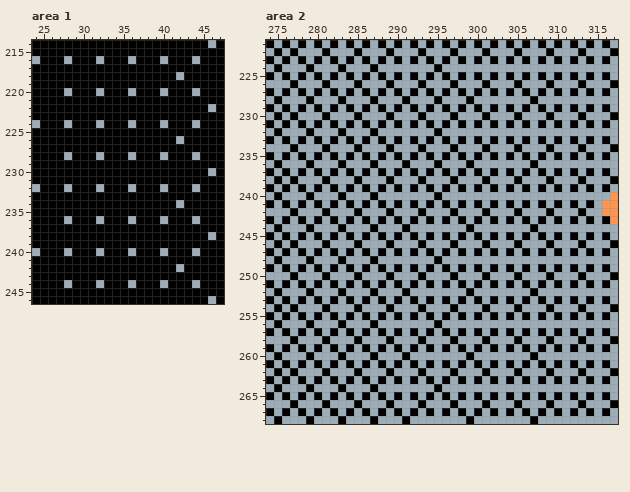
One commit to this pixel-art file: sqrlart/Sprite-upgradeweb.aseprite. The picture above was drawn from the file before the commit.
800x1000 pixels, 1 frame. Colours within 5 levels of each other are drawn and written as one. Shown: area 1: x 24..47, y 214..246; area 2: x 274..317, y 221..268. The commit also changed other parts of the picture, which this record leaves out.
Now the later version:
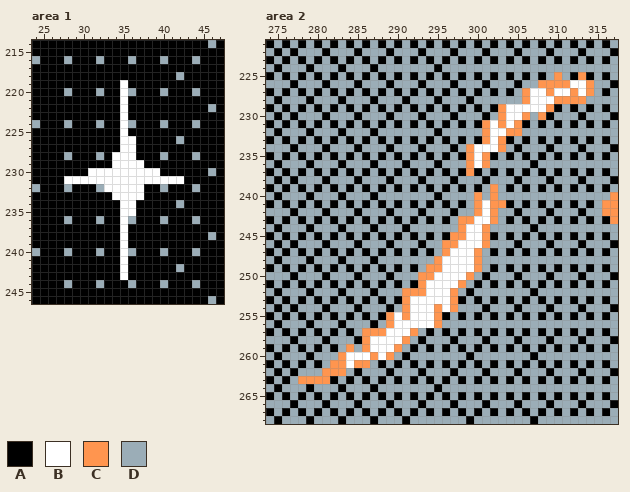
Palette (. is transparent): A #000000  B #ffffff  C #ff954f  D #9badb7
Changes in this commit:
layer "Layer 10" added
Changed rows in their new state; - is an unchanged pixel.
Area 1, layer "Layer 10":
first column x 28:
219 -------B-------
220 -------B-------
221 -------B-------
222 -------B-------
223 -------B-------
224 -------B-------
225 -------B-------
226 -------BB------
227 -------BB------
228 ------BBB------
229 ------BBBB-----
230 ---BBBBBBBBB---
231 BBBBBBBBBBBBBBB
232 -----BBBBB-----
233 ------BBBB-----
234 -------BB------
235 -------BB------
236 -------B-------
237 -------B-------
238 -------B-------
239 -------B-------
240 -------B-------
241 -------B-------
242 -------B-------
243 -------B-------
Area 2, layer "Layer 10":
first column x 278:
225 --------------------------------C--C-
226 ------------------------------CCCCBBC
227 ----------------------------CBBCBBCBC
228 ----------------------------CBBBCCCC-
229 -------------------------CBBBBBC-----
230 -------------------------CBBC-C------
231 -----------------------CBCBC---------
232 -----------------------CBBCC---------
233 -----------------------CBC-----------
234 ---------------------CBBBC-----------
235 ---------------------CBC-------------
236 ---------------------CBC-------------
237 ---------------------C---------------
239 ------------------------C------------
240 ----------------------C-C------------
241 ----------------------CBCC-----------
242 ----------------------CBC------------
243 --------------------CCBBC------------
244 --------------------CBBC-------------
245 -------------------CCBBC-------------
246 ------------------CCBBBC-------------
247 ------------------CBBBC--------------
248 -----------------CBBBBC--------------
249 ----------------CCBBBBC--------------
250 ---------------CCBBBBC---------------
251 ---------------CBBBBC----------------
252 -------------CCCBBBC-----------------
253 -------------CBBBBBC-----------------
254 -------------CBBBCBC-----------------
255 -----------CBCBBBC-------------------
256 -----------CBBBBBC-------------------
257 --------CCCBBBC----------------------
258 --------CBBBBC-----------------------
259 ------C-CBBBC------------------------
260 -----CBBBCBC-------------------------
261 ----CCBCC----------------------------
262 ---CCC-------------------------------
263 CCCC---------------------------------
Pixel boxes of the changes (left, top, right, bottom) in both pictures:
changed: (64, 80, 184, 280)
changed: (298, 72, 594, 384)
